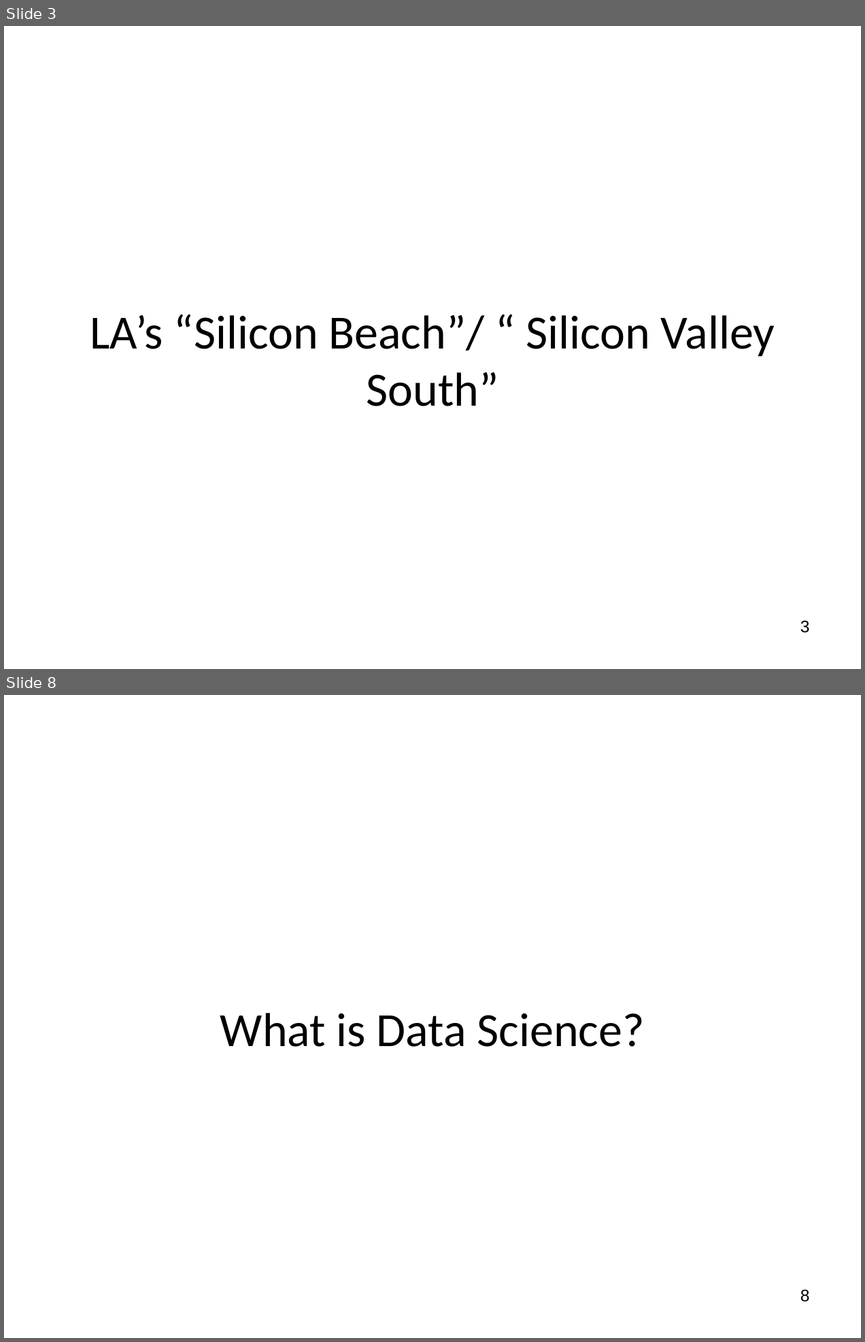
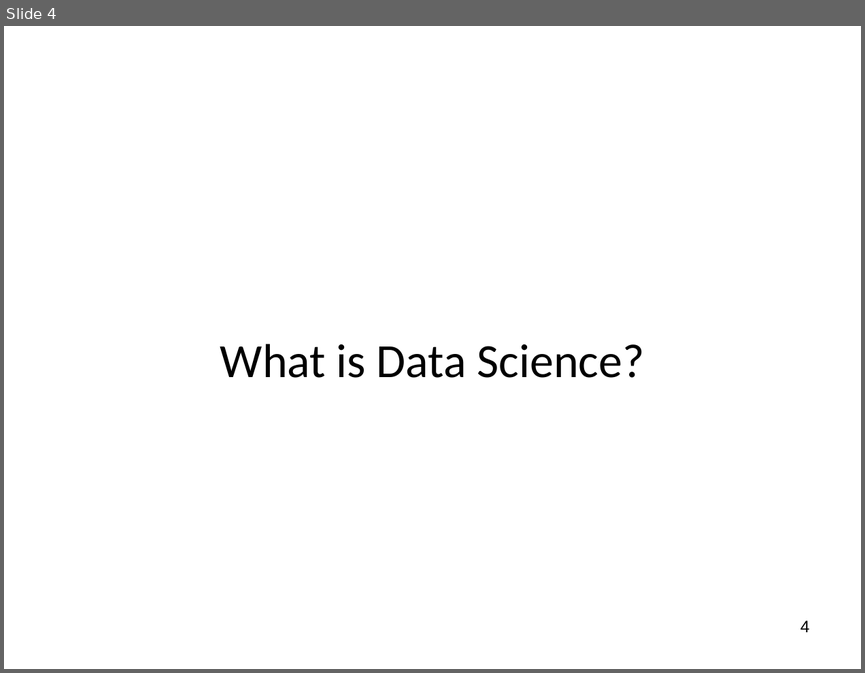
Before and after one commit to wsphd/datajam2018, a slide deck: dj2018.pptx. Shown one above the other, each under a label of ours: slides 3 and 8 before the commit, slide 4 after it; the slides between them are not shown. The pictures are 865x1342 and 865x673 pixels, drawn with LibreOffice and Linux fonts; fonts in the diff are those of the drawing. Boxes give left, top, right and bottom in pixels: in the first picture for what was removed or moved away, otherwise in the second. Text is boxed around its words. In the diff, an @@ line names an element or a change of style, - is before the commit and + after.

```diff
--- a/dj2018.pptx
+++ b/dj2018.pptx
@@ slide 3 removed at (4, 26, 861, 669), background #FFFFFF @@
@@ title removed at (90, 314, 774, 406) @@
-LA’s “Silicon Beach”/ “ Silicon Valley South”
@@ page number removed at (800, 620, 810, 633) @@
-3
@@ what was slide 8 is now slide 4 @@
@@ page number at (800, 620, 810, 632): text changed @@
-8
+4
```
Also in this commit, not shown: 4 slides changed, 3 slides added, 4 other slides removed, 2 other files.
